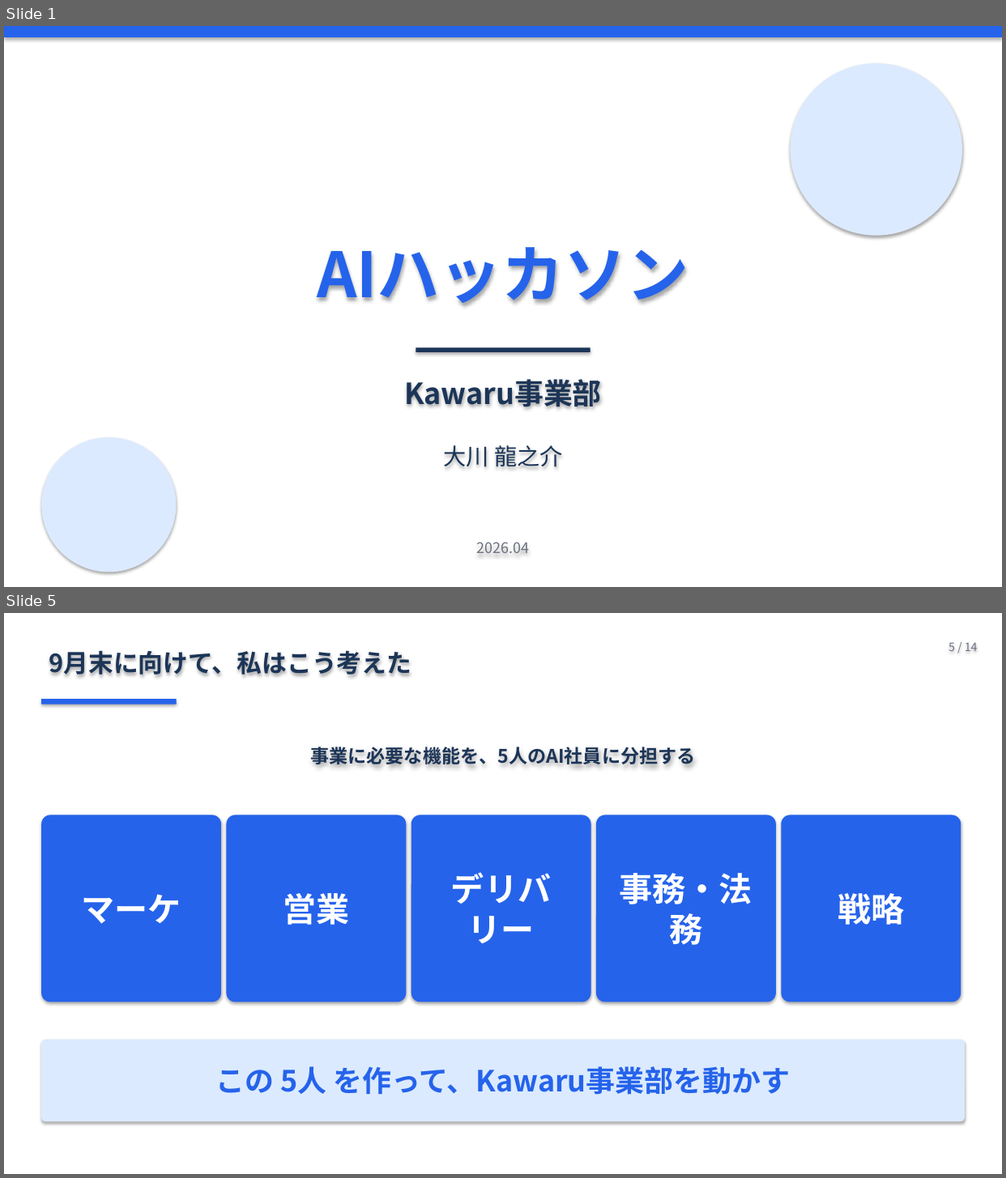
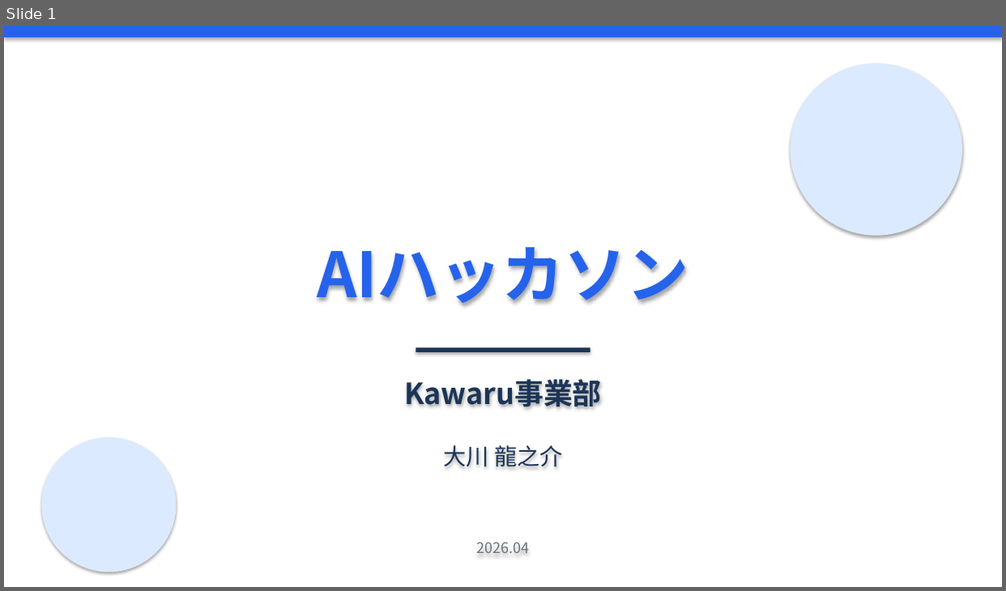
Before and after one commit to Ryunosuke-Okawa/Ryunosuke-n1, a slide deck: strategy/AI社員5人_発表_20260426.pptx. Shown one above the other, each under a label of ours: slides 1 and 5 before the commit, slide 1 after it; the slides between them are not shown. The pictures are 1006x1178 and 1006x591 pixels, drawn with LibreOffice and Linux fonts; fonts in the diff are those of the drawing. Boxes give left, top, right and bottom in pixels: in the first picture for what was removed or moved away, otherwise in the second. Text is boxed around its words. In the diff, an @@ line names an element or a change of style, - is before the commit and + after.

```diff
--- a/strategy/AI社員5人_発表_20260426.pptx
+++ b/strategy/AI社員5人_発表_20260426.pptx
@@ slide 5 removed at (4, 613, 1002, 1174), background #FFFFFF @@
@@ rectangle removed at (4, 613, 1002, 1174) @@
@@ text removed at (49, 651, 411, 676) @@
-9月末に向けて、私はこう考えた
@@ text removed at (948, 643, 978, 651) @@
-5 / 14
@@ rectangle removed at (41, 699, 177, 705) @@
@@ text removed at (310, 747, 695, 764) @@
-事業に必要な機能を、5人のAI社員に分担する
@@ rounded rectangle removed at (41, 815, 221, 1003) @@
-マーケ
@@ rounded rectangle removed at (226, 815, 406, 1003) @@
-営業
@@ rounded rectangle removed at (411, 815, 591, 1003) @@
-デリバリー
@@ rounded rectangle removed at (596, 815, 776, 1003) @@
-事務・法務
@@ rounded rectangle removed at (781, 815, 961, 1003) @@
-戦略
@@ rounded rectangle removed at (41, 1040, 965, 1122) @@
-この 5人 を作って、Kawaru事業部を動かす
```
Also in this commit, not shown: 11 slides changed, 1 other slide removed, 1 other file.
